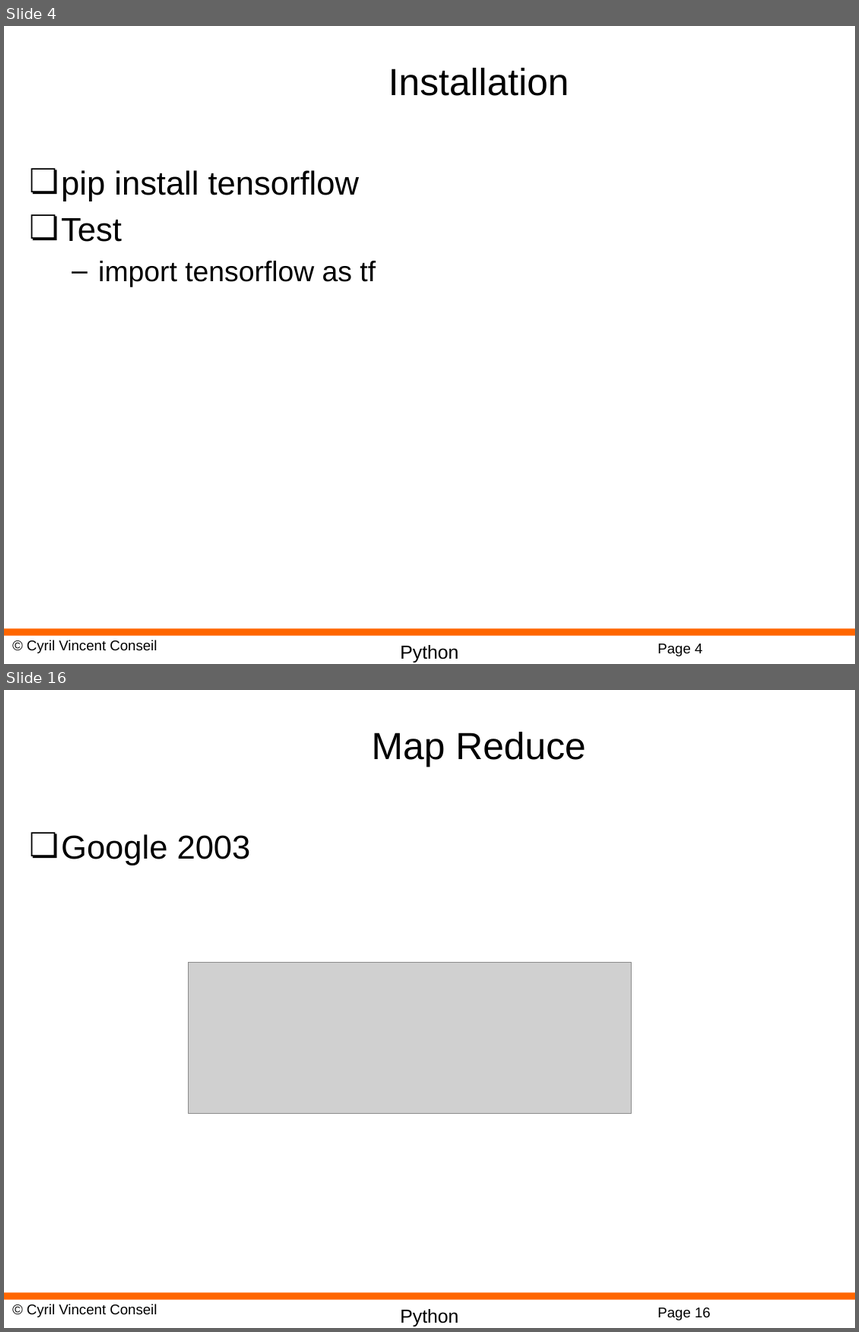
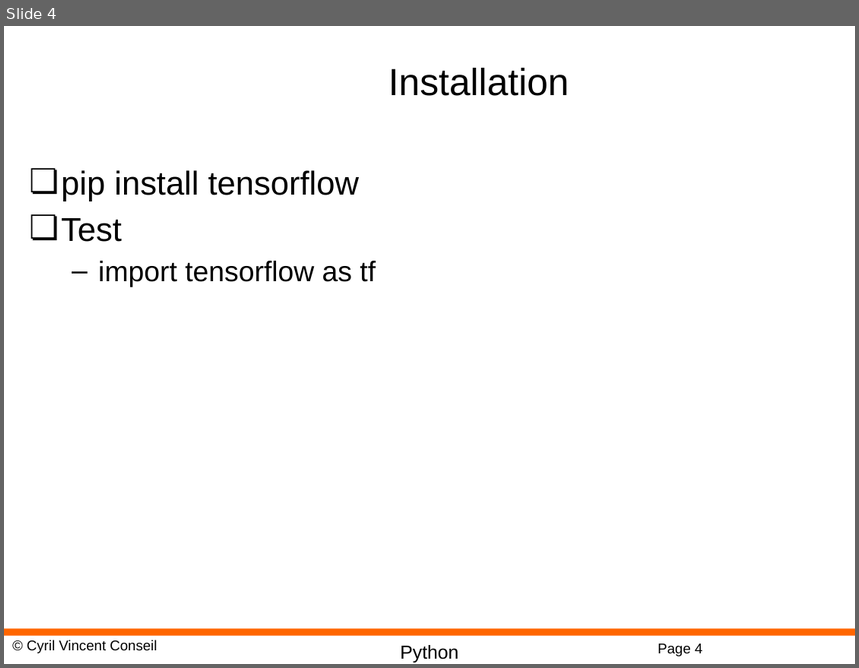
Before and after one commit to cyrilvincent/ML, a slide deck: PPT/DeepLearning07-TensorFlow.pptx. Shown one above the other, each under a label of ours: slides 4 and 16 before the commit, slide 4 after it; the slides between them are not shown. The pictures are 859x1332 and 859x668 pixels, drawn with LibreOffice and Linux fonts; fonts in the diff are those of the drawing; grey boxes stand for pictures; background and template pictures are left out. Boxes give left, top, right and bottom in pixels: in the first picture for what was removed or moved away, otherwise in the second. Text is boxed around its words. In the diff, an @@ line names an element or a change of style, - is before the commit and + after.

```diff
--- a/PPT/DeepLearning07-TensorFlow.pptx
+++ b/PPT/DeepLearning07-TensorFlow.pptx
@@ slide 16 removed at (4,690,855,1328), background #FFFFFF; not listed: 4 template elements that a slide beside it also shows @@
@@ title removed at (372,732,586,767) @@
-Map Reduce
@@ text removed at (61,834,251,866) @@
-❏ Google 2003
@@ picture removed at (189,962,633,1114) @@
```
Also in this commit, not shown: 13 other slides removed, 3 other files.
